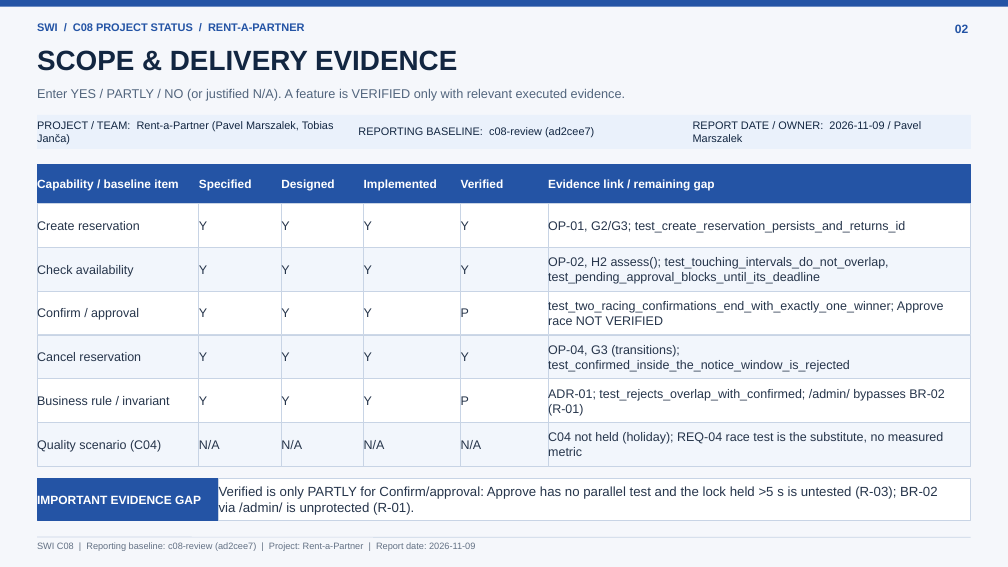
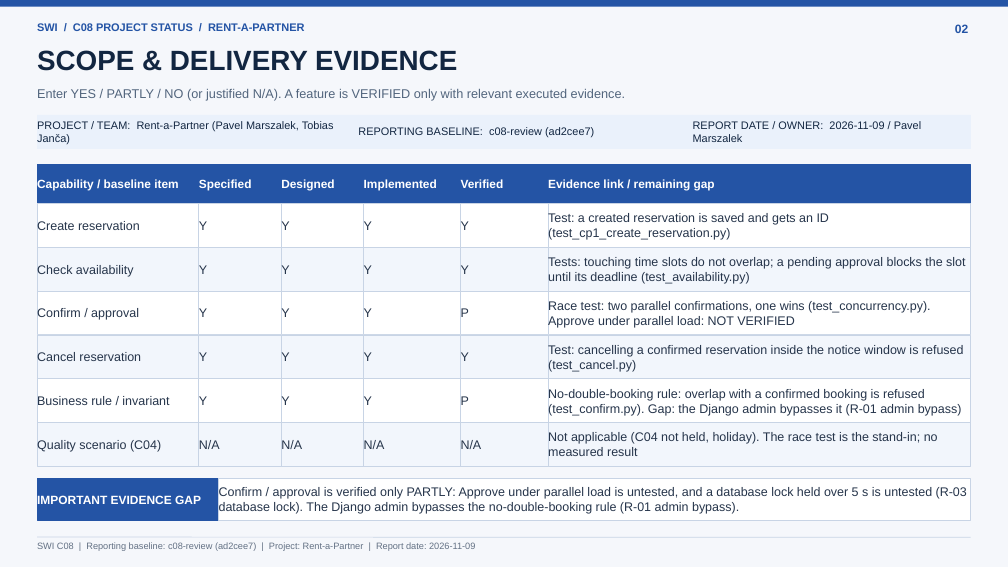
Before and after one commit to palcat13/SWI-Projekt, a slide deck: slide 2 of docs/c08-project-status.pptx. Drawn at 1008x567 pixels with LibreOffice and Linux fonts; fonts in the diff are those of the drawing. Boxes give left, top, right and bottom in pixels: in the first picture for what was removed or moved away, otherwise in the second. Text is boxed around its words. In the diff, an @@ line names an element or a change of style, - is before the commit and + after.

```diff
--- a/docs/c08-project-status.pptx
+++ b/docs/c08-project-status.pptx
@@ text in rectangle at <box>548,212,830,240</box>: text changed @@
-OP-01, G2/G3; test_create_reservation_persists_and_returns_id
+Test: a created reservation is saved and gets an ID (test_cp1_create_reservation.py)
@@ text in rectangle at <box>548,256,965,284</box>: text changed @@
-OP-02, H2 assess(); test_touching_intervals_do_not_overlap, test_pending_approval_blocks_until_its_deadline
+Tests: touching time slots do not overlap; a pending approval blocks the slot until its deadline (test_availability.py)
@@ text in rectangle at <box>548,300,930,328</box>: text changed @@
-test_two_racing_confirmations_end_with_exactly_one_winner; Approve race NOT VERIFIED
+Race test: two parallel confirmations, one wins (test_concurrency.py). Approve under parallel load: NOT VERIFIED
@@ text in rectangle at <box>548,344,964,372</box>: text changed @@
-OP-04, G3 (transitions); test_confirmed_inside_the_notice_window_is_rejected
+Test: cancelling a confirmed reservation inside the notice window is refused (test_cancel.py)
@@ text in rectangle at <box>548,388,962,416</box>: text changed @@
-ADR-01; test_rejects_overlap_with_confirmed; /admin/ bypasses BR-02 (R-01)
+No-double-booking rule: overlap with a confirmed booking is refused (test_confirm.py). Gap: the Django admin bypasses it (R-01 admin bypass)
@@ text in rectangle at <box>548,432,938,460</box>: text changed @@
-C04 not held (holiday); REQ-04 race test is the substitute, no measured metric
+Not applicable (C04 not held, holiday). The race test is the stand-in; no measured result
@@ text in rectangle at <box>219,487,967,514</box>: text changed; size 12.6 to 11.9 pt @@
-Verified is only PARTLY for Confirm/approval: Approve has no parallel test and the lock held >5 s is untested (R-03); BR-02 via /admin/ is unprotected (R-01).
+Confirm / approval is verified only PARTLY: Approve under parallel load is untested, and a database lock held over 5 s is untested (R-03 database lock). The Django admin bypasses the no-double-booking rule (R-01 admin bypass).
```
Also in this commit, not shown: 5 other slides changed.
